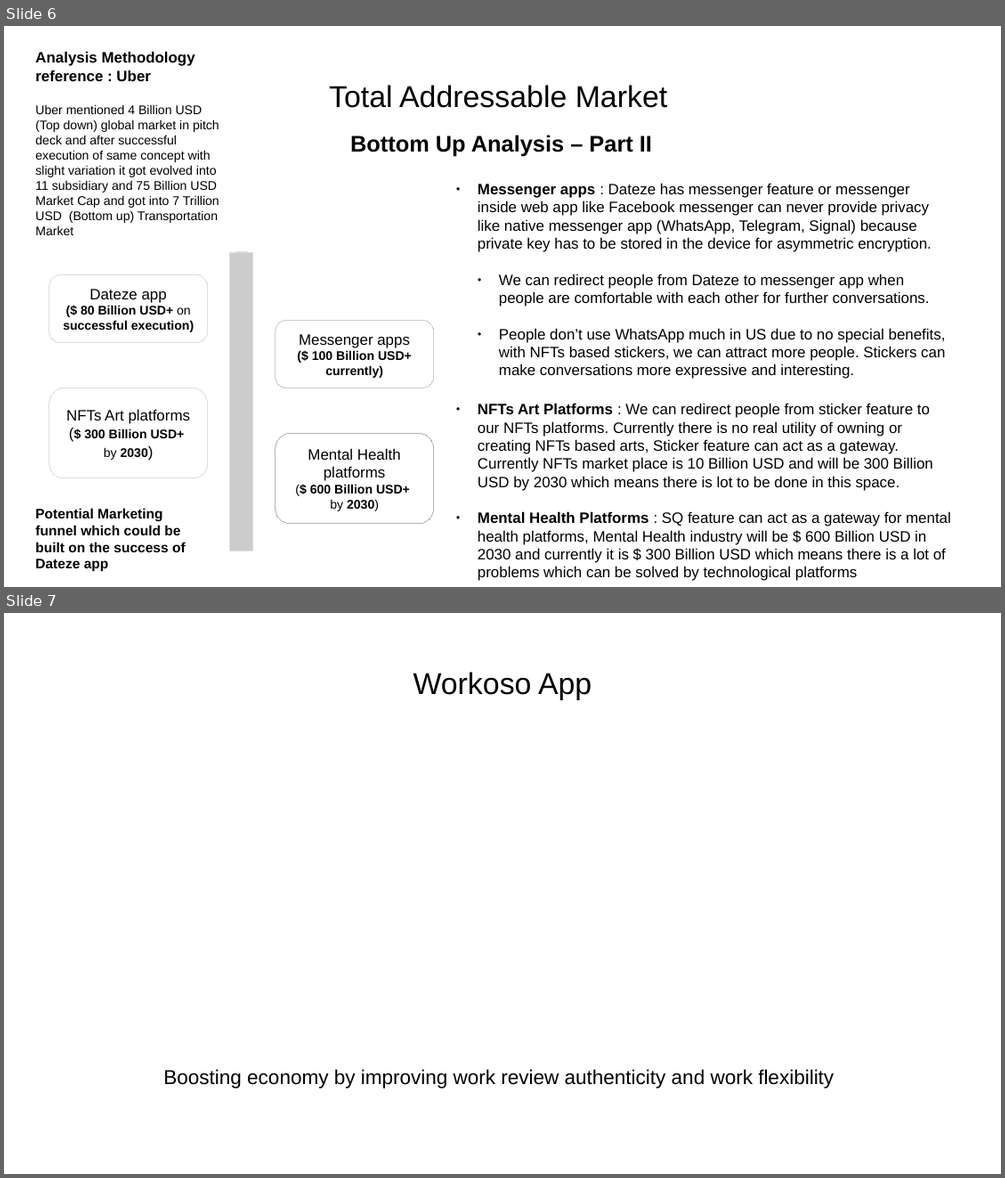
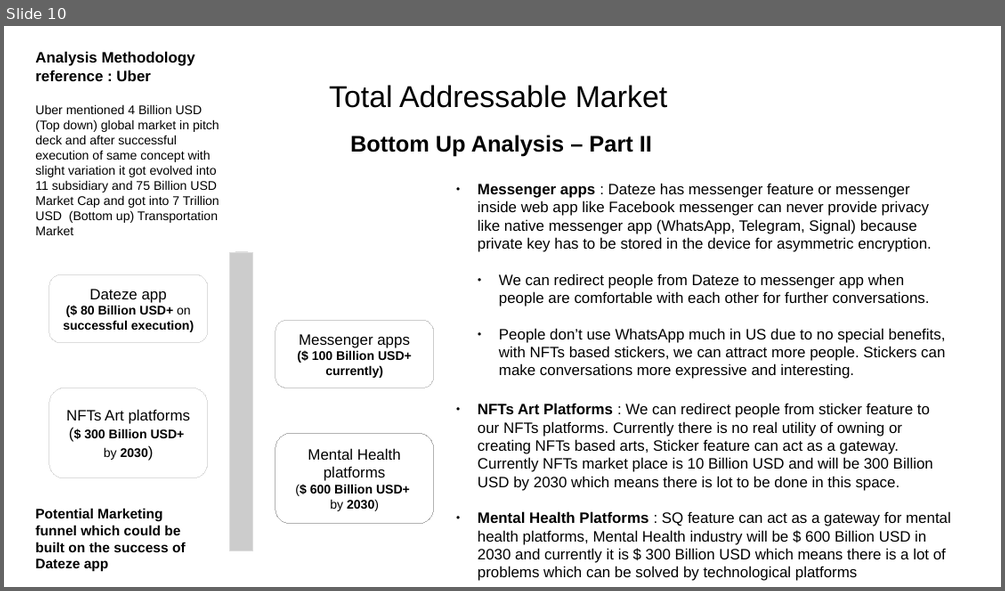
Before and after one commit to yashp241195/startupPitch, a slide deck: pitch.odp. Shown one above the other, each under a label of ours: slides 6 and 7 before the commit, slide 10 after it. The pictures are 1005x1178 and 1005x591 pixels, drawn with LibreOffice and Linux fonts; fonts in the diff are those of the drawing. Boxes give left, top, right and bottom in pixels: in the first picture for what was removed or moved away, otherwise in the second. Text is boxed around its words. In the diff, an @@ line names an element or a change of style, - is before the commit and + after.

```diff
--- a/pitch.odp
+++ b/pitch.odp
@@ slide 7 removed at [4, 613, 1001, 1174], background #FFFFFF @@
@@ title removed at [413, 672, 591, 700] @@
-Workoso App
@@ subtitle removed at [163, 1069, 833, 1088] @@
-Boosting economy by improving work review authenticity and work flexibility
@@ what was slide 6 is now slide 10 @@
```
Also in this commit, not shown: 2 slides changed, 14 slides added, 1 other slide removed.
